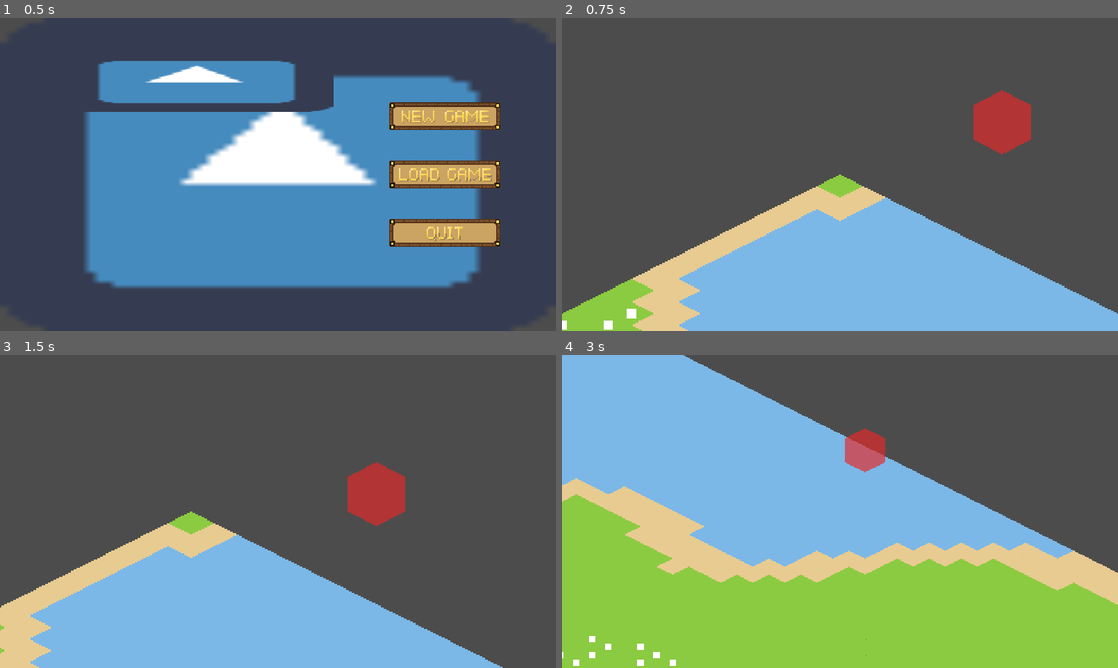
Above: before the commit, frames 1-4 (two rows, left to right).
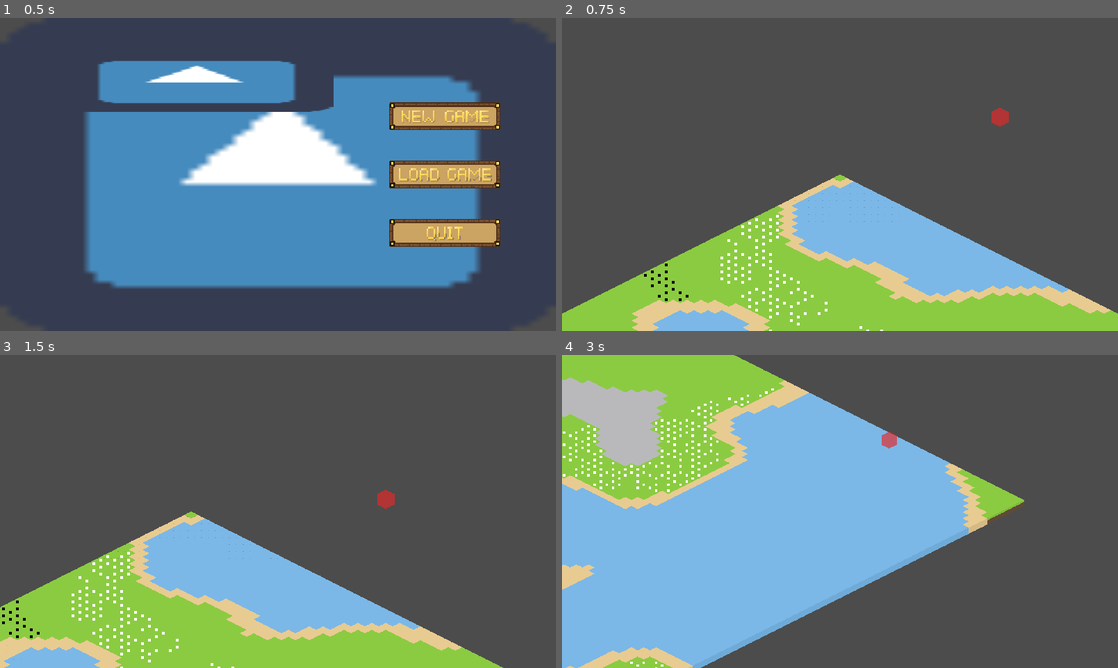
Above: after the commit, the same moments.

Repository: FilMer17/MightyTower
Game: Godot game, scene res://ui/menu/TitleMenu.tscn
Same seed, same stepped clock (60 frames per second), same inputs: the game is played once before the commit and once after it. The engine's default icon, where the game draws it, is replaced by a stand-in: a white triangle on a blue panel in a dark square.
Inputs (mouse positions are in pixels of both pictures, inside the frame that each line leads up to):
- Up to frame 1 (0.5 s): no input
- Up to frame 2 (0.75 s): click (1006, 115) at 0.5 s
- Up to frame 3 (1.5 s): tap Enter at 1.25 s; move the mouse to (400, 495) at 1.27 s; press the mouse at (400, 495) at 1.28 s; hold Right (ui_right) from 1.28 s (still down)
- Up to frame 4 (3 s): move the mouse to (728, 527) at 2.02 s; release Right (ui_right) at 2.03 s; release the mouse at (728, 527) at 2.03 s; hold Down (ui_down) 2.03-2.78 s; click (728, 527) at 2.1 s; move the mouse to (895, 442) at 2.77 s; press the mouse at (895, 442) at 2.78 s; hold Right (ui_right) from 2.78 s (still down); tap Mouse wheel down (scroll_down) at 2.85 s

Frame 1 is identical in both runs. In frame 2, 20% of the frame differs, in the area x 0-100%, y 23-100%; in frame 3, 19%; in frame 4, 61%, in the area x 0-100%, y 0-100%.

Commit message:
Logic Building cooldown|cost|set max amount

Diff:
--- a/game/data/buildings/residences/Residence.tscn
+++ b/game/data/buildings/residences/Residence.tscn
@@ -8,17 +8,29 @@
 alias = "Residence"
 size = Vector2( 2, 2 )
 cost = {
-
+"stone": 10,
+"wood": 10
 }
-cooldown = {
+build_cld = {
 "day": 0,
-"hour": 0
+"hour": 0,
+"minute": 5
 }
-food_storage = 10
-material_storage = 10
-people = 5
+material_storage = 50
 
 [node name="Sprite" type="Sprite" parent="."]
 texture = ExtResource( 2 )
 
 [node name="Collider" type="CollisionPolygon2D" parent="."]
+
+[node name="Clock" type="Timer" parent="."]
+wait_time = 0.3
+
+[node name="CooldownLabel" type="Label" parent="."]
+margin_left = -24.0045
+margin_top = 2.50056
+margin_right = -24.0045
+margin_bottom = 16.5006
+__meta__ = {
+"_edit_use_anchors_": false
+}
--- a/game/source/buildings/Building.gd
+++ b/game/source/buildings/Building.gd
@@ -8,13 +8,58 @@
 export var size := Vector2()
 export var cost: Dictionary = {}
 export var level: int = 1
-export var cooldown: Dictionary = { "day" : 0, "hour" : 0, "minute" : 0}
+export var build_cld: Dictionary = { "day" : 0, "hour" : 0, "minute" : 0 }
 export(TYPE) var type: int = TYPE.residence
 
 onready var sprite := $Sprite
 onready var collider := $Collider
+onready var clock := $Clock
+onready var cld_label := $CooldownLabel
 
-var is_placed: bool = false
+var is_built: bool = false
+
+func _ready() -> void:
+	var __ = clock.connect("timeout", self, "_on_build_cooldown")
+	clock.start()
+
+func _on_build_cooldown() -> void:
+	for key in build_cld.keys():
+		if build_cld[key] == 0:
+			var __ = build_cld.erase(key)
+			if key == "minute":
+				_building_is_built()
+				return
+
+	build_cld.minute -= 1
+	if build_cld.minute == 0:
+		if build_cld.keys().size() <= 1:
+			_building_is_built()
+			return
+		else:
+			build_cld.minute = 59
+			build_cld.hour -= 1
+			if build_cld.keys().has("day") and build_cld.hour <= 0:
+				build_cld.day -= 1
+				build_cld.hour = 24
+
+	var output = []
+	for key in build_cld.keys():
+		if  build_cld.has(key):
+			output.append(String(build_cld[key]))
+	for i in range(0, build_cld.size()):
+		if str(output[i]).length() == 1:
+			output[i] = "0" + String(output[i])
+	cld_label.text = PoolStringArray(output).join(":")
+
+func _building_is_built() -> void:
+	clock.stop()
+	print(alias, " was build")
+	is_built = true
+	cld_label.text = ""
+
+
+func _set_max_amount() -> void:
+	pass
 
 func _enter_tree():
 	if not $Sprite:
@@ -30,3 +75,18 @@
 		add_child(collider)
 		collider.owner = get_tree().edited_scene_root
 		print("Node added: %s" % collider.name)
+
+	if not $Clock:
+		clock = Timer.new()
+		clock.name = "Clock"
+		add_child(clock)
+		clock.owner = get_tree().edited_scene_root
+		print("Node added: %s" % clock.name)
+		clock.wait_time = 0.3
+
+	if not $CooldownLabel:
+		cld_label = Label.new()
+		cld_label.name = "CooldownLabel"
+		add_child(cld_label)
+		cld_label.owner = get_tree().edited_scene_root
+		print("Node added: %s" % cld_label.name)
--- a/game/source/buildings/types/Residence.gd
+++ b/game/source/buildings/types/Residence.gd
@@ -5,3 +5,9 @@
 export var food_storage: int = 0
 export var material_storage: int = 0
 export var people: int = 0
+
+onready var resources := get_parent().get_parent().get_parent().get_node("Resources")
+
+func _building_is_built() -> void:
+	._building_is_built()
+	resources.max_amount["material"] += material_storage
--- a/game/source/data/Resources.gd
+++ b/game/source/data/Resources.gd
@@ -7,9 +7,7 @@
 }
 export var material := {
 	"wood" : 0,
-	"stone" : 0
-}
-export var ore := {
+	"stone" : 0,
 	"coal" : 0,
 	"iron" : 0
 }
@@ -25,7 +23,6 @@
 	data["food"] = food
 	data["people"] = people
 	data["material"] = material
-	data["ore"] = ore
 	data["max_amount"] = max_amount
 	return data
 
@@ -33,7 +30,6 @@
 	food = data["food"]
 	people = data["people"]
 	material = data["material"]
-	ore = data["ore"]
 	max_amount = data["max_amount"]
 
 func create_data(_diffic: String) -> void:
--- a/game/source/data/Resources.tscn
+++ b/game/source/data/Resources.tscn
@@ -4,3 +4,9 @@
 
 [node name="Resources" type="Node"]
 script = ExtResource( 1 )
+material = {
+"coal": 0,
+"iron": 0,
+"stone": 10,
+"wood": 10
+}
--- a/game/source/data/Time.gd
+++ b/game/source/data/Time.gd
@@ -6,7 +6,7 @@
 export var hour: int = 0
 export var minute: int = 0
 
-export var speed: float = 0.1
+export var speed: float = 0.3
 export var is_paused := true
 
 onready var clock: Timer = $Clock
--- a/game/source/data/Time.tscn
+++ b/game/source/data/Time.tscn
@@ -6,5 +6,5 @@
 script = ExtResource( 1 )
 
 [node name="Clock" type="Timer" parent="."]
-wait_time = 0.1
+wait_time = 0.3
 [connection signal="timeout" from="Clock" to="." method="_on_Clock_timeout"]
--- a/game/source/game/Game.tscn
+++ b/game/source/game/Game.tscn
@@ -15,4 +15,3 @@
 current = true
 zoom_step = 0.2
 zoom_max_in = 0.2
-zoom_max_out = 0.6
--- a/game/source/map/Builder.gd
+++ b/game/source/map/Builder.gd
@@ -43,9 +43,10 @@
 
 func _place_building(to_build: bool) -> void:
 	if to_build:
-		sprite.visible = false
-		buildings.place_building(building.name, grid.map_to_world(grid.world_to_map(sprite.position)))
-		building = null
+		var pos = grid.map_to_world(grid.world_to_map(sprite.position))
+		if buildings.place_building(building.name, pos):
+			sprite.visible = false
+			building = null
 
 	_clear_menu_container()
 	in_menu = false
--- a/game/source/map/buildings/Buildings.gd
+++ b/game/source/map/buildings/Buildings.gd
@@ -1,6 +1,36 @@
 extends Node2D
 
-func place_building(to_build: String, pos: Vector2) -> void:
-	var building = GlobalData.buildings[to_build].instance()
-	building.position = pos
-	add_child(building)
+onready var resources := get_parent().get_parent().get_node("Resources")
+
+var building: Building = null
+
+func place_building(to_build: String, pos: Vector2) -> bool:
+	building = GlobalData.buildings[to_build].instance()
+
+	if _pay_building_cost():
+		building.position = pos
+		add_child(building)
+
+		var group_name
+		for key in building.TYPE.keys():
+			if building.TYPE[key] == building.type:
+				group_name = key
+
+		building.add_to_group(group_name)
+		return true
+
+	building = null
+	return false
+
+func _pay_building_cost() -> bool:
+	var mater = resources.material
+	var output = "Cost "
+	for key in building.cost:
+		if mater[key] - building.cost[key] >= 0:
+			mater[key] -= building.cost[key]
+			output += String(building.cost[key]) + "|" + key + " "
+		else:
+			print("Not enough resources!")
+			return false
+	print(output + "was paid")
+	return true
--- a/game/source/world/World.gd
+++ b/game/source/world/World.gd
@@ -12,10 +12,12 @@
 func _ready() -> void:
 	if GlobalData.selected_world["is_new"]:
 		_create_world_data("S")
+		time.change_clock_state()
 
 	else:
 		data = GlobalData.selected_world["world"]
 		_load_world_data()
+		time.change_clock_state()
 
 func _create_world_data(diffic: String) -> void:
 	# settings default
@@ -23,7 +25,6 @@
 	w_name = GlobalData.selected_world["name"]
 	resources.create_data(diffic)
 	map.create_data(diffic)
-
 
 func _load_world_data() -> void:
 	w_name = GlobalData.selected_world["name"]
--- a/game/source/world/World.tscn
+++ b/game/source/world/World.tscn
@@ -14,5 +14,11 @@
 [node name="Time" parent="." instance=ExtResource( 3 )]
 
 [node name="Resources" parent="." instance=ExtResource( 4 )]
+material = {
+"coal": 0,
+"iron": 0,
+"stone": 10,
+"wood": 10
+}
 
 [node name="Map" parent="." instance=ExtResource( 1 )]
